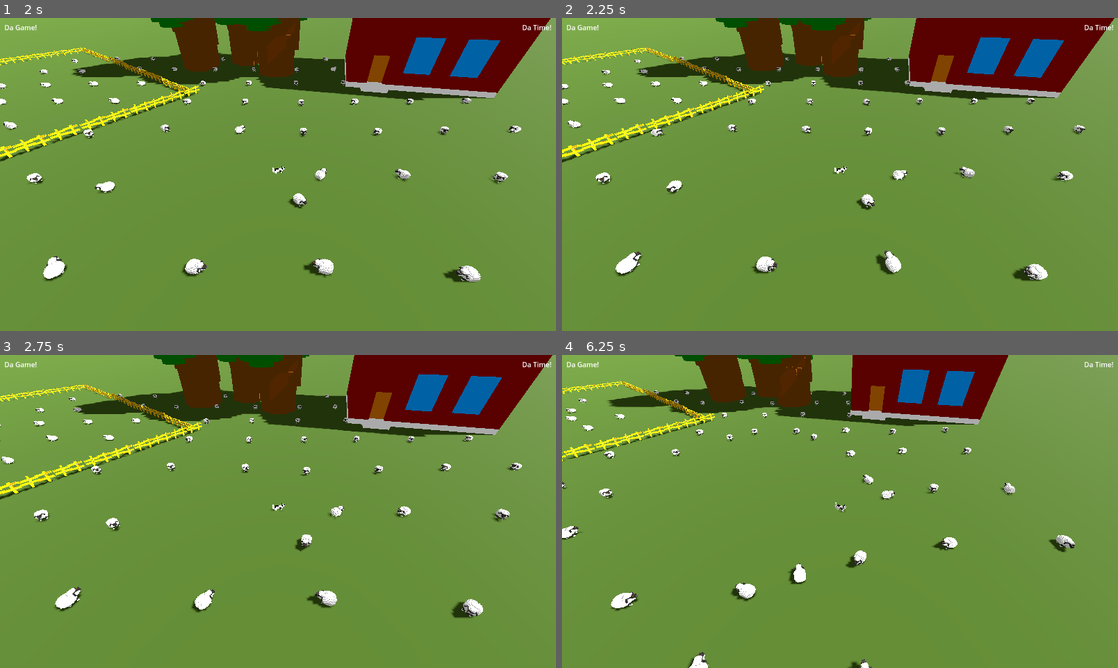
Above: before the commit, frames 1-4 (two rows, left to right).
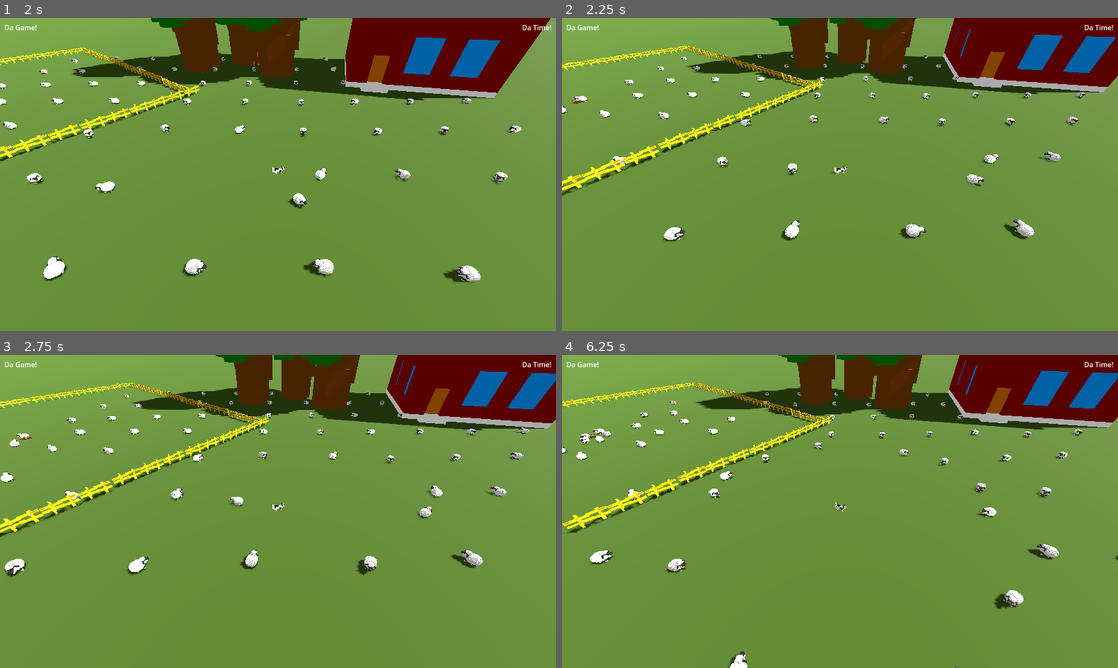
Above: after the commit, the same moments.

Repository: hunttis/ld-58
Game: Godot game, scene res://assets/scenes/master.tscn
Two runs of this game, one before a commit and one after it. Both use one fixed random seed, a clock stepped at 60 frames per second and the inputs below.
Inputs (mouse positions are in pixels of both pictures, inside the frame that each line leads up to):
- Up to frame 1 (2 s): click "Start" at 0.5 s; move the mouse to (400, 158) at 1.27 s; click (400, 158) at 1.35 s
- Up to frame 2 (2.25 s): move the mouse to (728, 190) at 2.02 s; tap E (ability_e) at 2.1 s
- Up to frame 3 (2.75 s): no input
- Up to frame 4 (6.25 s): move the mouse to (895, 442) at 2.77 s; hold Q (ability_q) 2.78-3.53 s; move the mouse to (812, 574) at 3.52 s; tap W (ability_w) at 3.6 s; move the mouse to (1006, 558) at 4.27 s; click (1006, 558) at 4.35 s; move the mouse to (673, 464) at 5.02 s; tap E (ability_e) at 5.1 s; move the mouse to (867, 511) at 5.77 s; hold Q (ability_q) from 5.78 s (still down)

Frame 1 is identical in both runs. In frame 2, 17% of the frame differs, in the area x 0-100%, y 0-84%; in frame 3, 18%; in frame 4, 20%, in the area x 0-100%, y 0-100%.

Commit message:
'working' dash

Diff:
--- a/assets/scenes/game/dog/Dog.tscn
+++ b/assets/scenes/game/dog/Dog.tscn
@@ -4,7 +4,7 @@
 [ext_resource type="PackedScene" uid="uid://dwa2yq4tabt6r" path="res://assets/models/koira.gltf" id="1_yvigx"]
 
 [sub_resource type="BoxShape3D" id="BoxShape3D_yvigx"]
-size = Vector3(1, 0.78308105, 1.3369141)
+size = Vector3(0.41906738, 0.7514038, 1.3369141)
 
 [sub_resource type="SphereShape3D" id="SphereShape3D_yvigx"]
 radius = 8.0
@@ -17,7 +17,7 @@
 transform = Transform3D(-0.05, 0, -4.371139e-09, 0, 0.05, 0, 4.371139e-09, 0, -0.05, 0, 0, 0)
 
 [node name="CollisionShape3D" type="CollisionShape3D" parent="."]
-transform = Transform3D(1, 0, 0, 0, 1, 0, 0, 0, 1, 0, 0.39154053, -0.07470703)
+transform = Transform3D(1, 0, 0, 0, 1, 0, 0, 0, 1, -0.0033569336, 0.39217424, -0.07470703)
 shape = SubResource("BoxShape3D_yvigx")
 
 [node name="MoveThreatRange" type="Area3D" parent="."]
--- a/assets/scenes/game/dog/dog.gd
+++ b/assets/scenes/game/dog/dog.gd
@@ -56,7 +56,7 @@
     var dir = global_position.direction_to(dash_target)
     velocity = dir * dash_speed
     var collided = move_and_slide()
-    if collided || global_position.distance_to(dash_target) <= 1:
+    if global_position.distance_to(dash_target) <= 1 || collided:
       move_state = MOVE_STATE.NORMAL
       agent.target_position = global_position
 
@@ -96,7 +96,9 @@
   print("DASH BABY!")
   agent.target_position = global_position
   var dash_dir = global_position.direction_to(get_vector_to_cursor_pos())
+  dash_dir.y = 0
   dash_target = global_position + (dash_dir * dash_distance)
+  print("Dash target: ", dash_target)
   move_state = MOVE_STATE.DASH
 
 func get_vector_to_cursor_pos() -> Vector3:
Not shown: 1 places in assets/scenes/game/dog/Dog.tscn that only renumber resources
